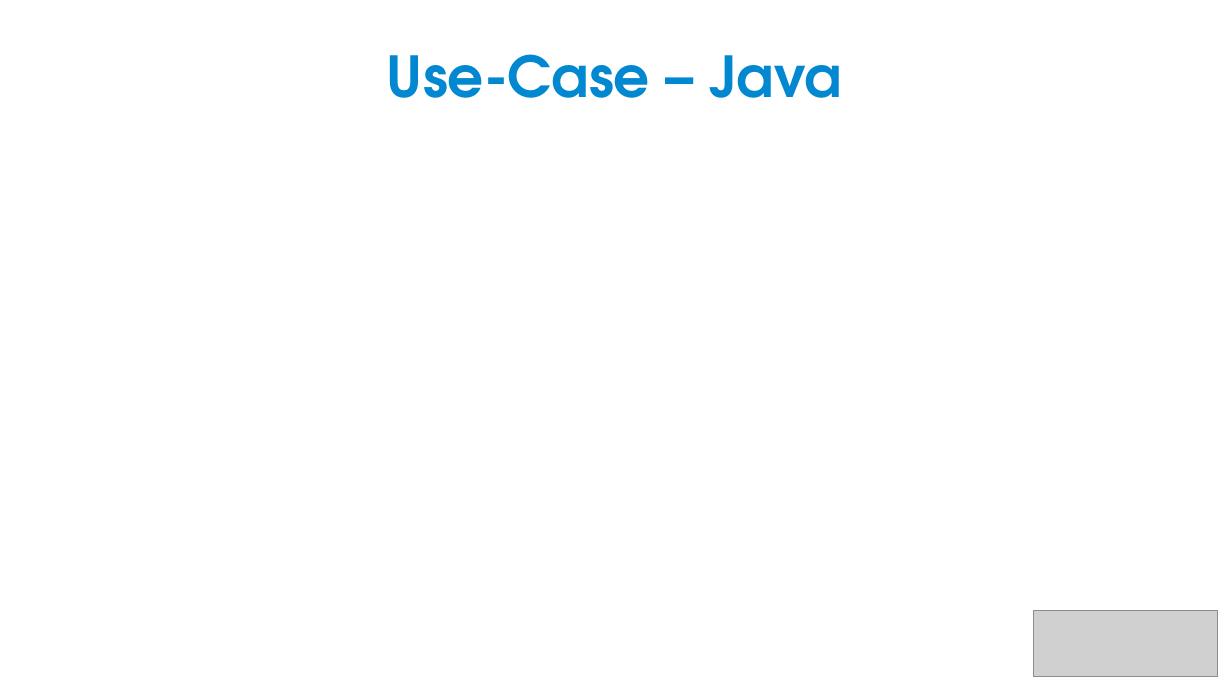
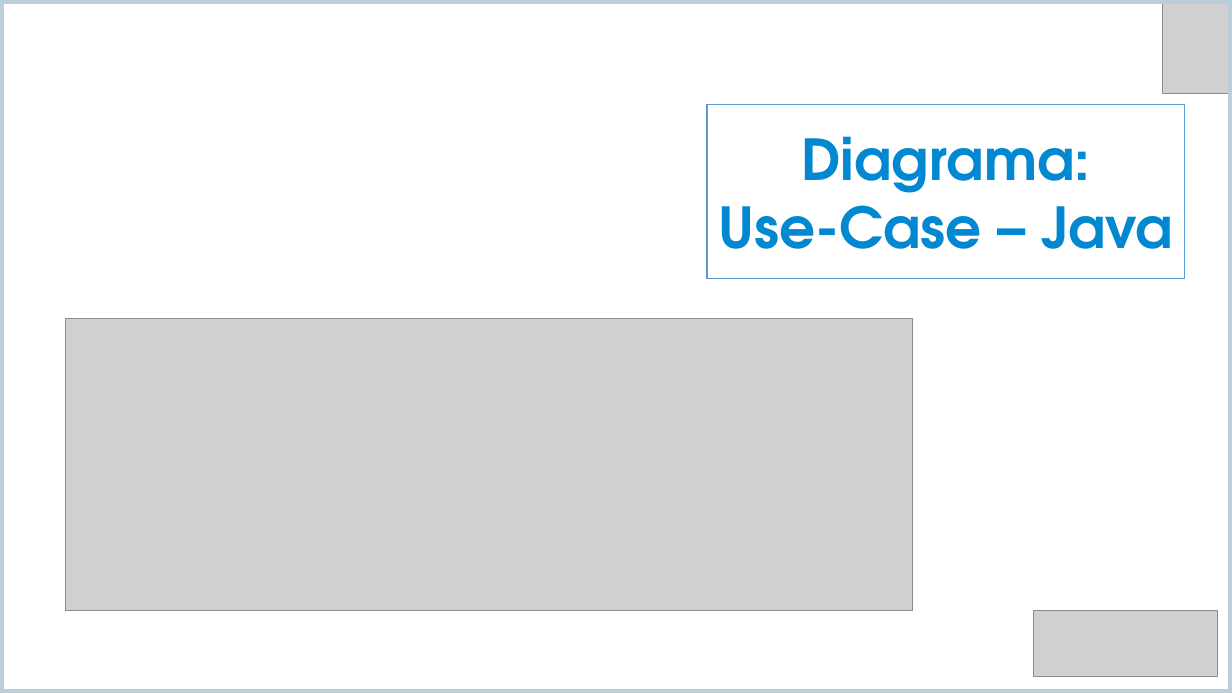
Before and after one commit to tcc-grupo-e/TCC, a slide deck: slide 19 of TCC.pptx (slide 12 before the commit). Drawn at 1232x693 pixels with LibreOffice and Linux fonts; fonts in the diff are those of the drawing; grey boxes stand for pictures. Boxes give left, top, right and bottom in pixels: in the first picture for what was removed or moved away, otherwise in the second. Text is boxed around its words. In the diff, an @@ line names an element or a change of style, - is before the commit and + after.

```diff
--- a/TCC.pptx
+++ b/TCC.pptx
@@ rectangle added at (0,0,1232,693), outline #BACDD9 6 pt @@
@@ picture added at (1163,0,1232,94) @@
@@ rectangle "Diagrama:": place and size @@
-rectangle "Diagrama:" at (387,54,842,98)
+rectangle "Diagrama:" at (707,104,1185,278)
@@ rectangle "Diagrama:" at (707,104,1185,278): fill none to #FFFFFF; outline none to #5B9BD5 1 pt @@
@@ text in rectangle at (801,136,1090,193): paragraph added @@
+Diagrama:
@@ text in rectangle at (718,186,1173,249): line spacing 0.9 to 1 @@
@@ picture added at (66,318,913,611) @@
```
Also in this commit, not shown: 11 other slides changed, 9 slides added, 2 slides removed.
